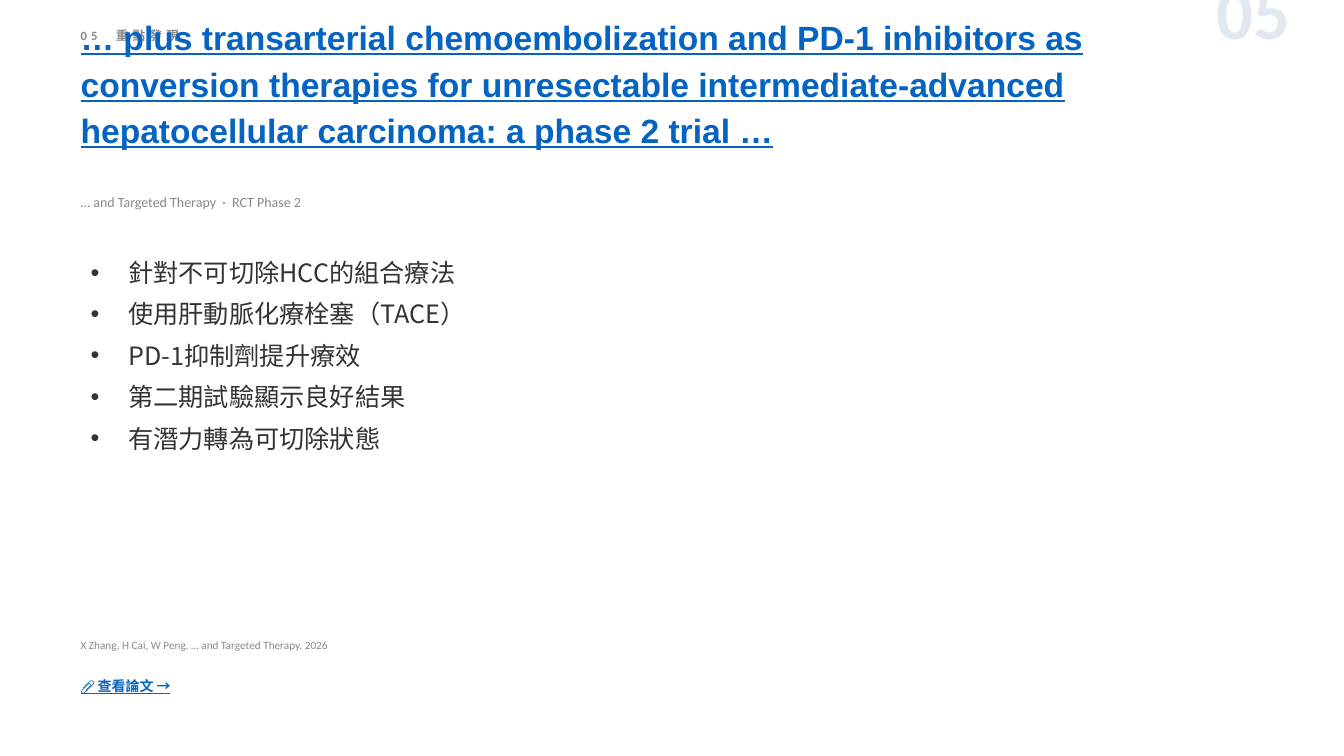
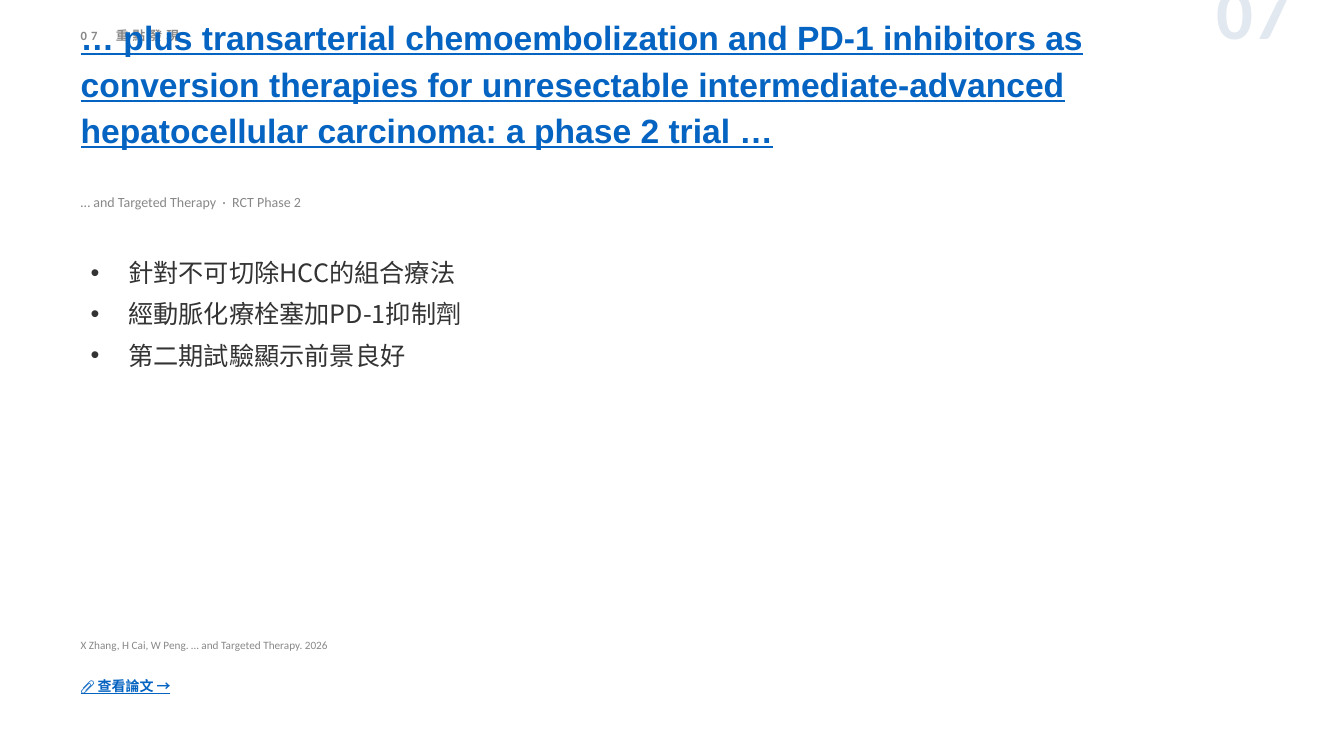
Before and after one commit to jejenhu-maker/hcc-weekly-digest, a slide deck: slide 9 of docs/digest-zh.pptx (slide 7 before the commit). Drawn at 1344x756 pixels with LibreOffice and Linux fonts; fonts in the diff are those of the drawing. Boxes give left, top, right and bottom in pixels: in the first picture for what was removed or moved away, otherwise in the second. Text is boxed around its words. In the diff, an @@ line names an element or a change of style, - is before the commit and + after.

```diff
--- a/docs/digest-zh.pptx
+++ b/docs/digest-zh.pptx
@@ text at bbox=[81, 27, 179, 44]: text changed @@
-05 重點發現
+07 重點發現
@@ text at bbox=[1008, 10, 1291, 10]: text changed @@
-05
+07
@@ text at bbox=[128, 301, 461, 367]: text changed @@
-• 使用肝動脈化療栓塞（TACE）
-• PD-1抑制劑提升療效
-• 第二期試驗顯示良好結果
-• 有潛力轉為可切除狀態
+• 經動脈化療栓塞加PD-1抑制劑
+• 第二期試驗顯示前景良好
```
Also in this commit, not shown: 12 other slides changed, 1 slide added, 1 slide removed, 2 other files.
